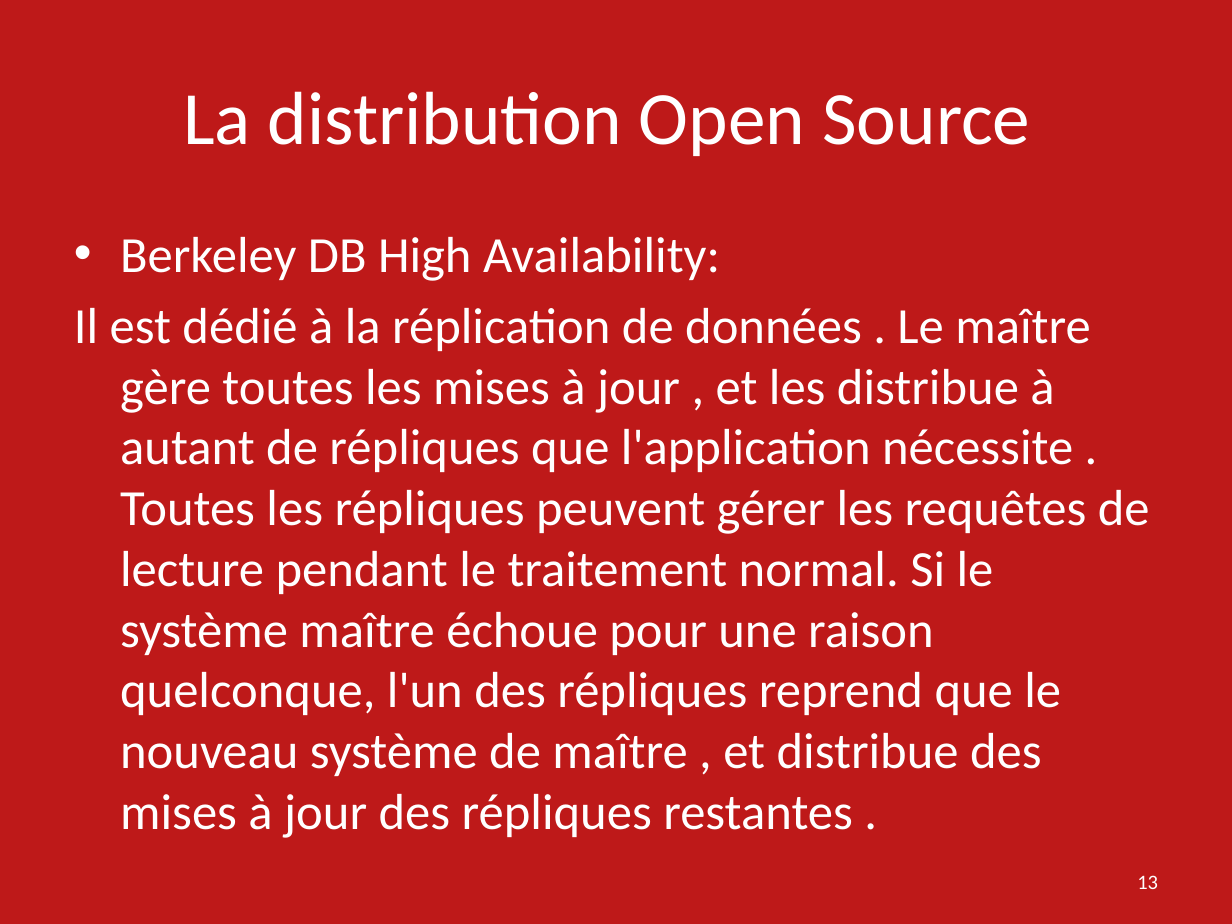
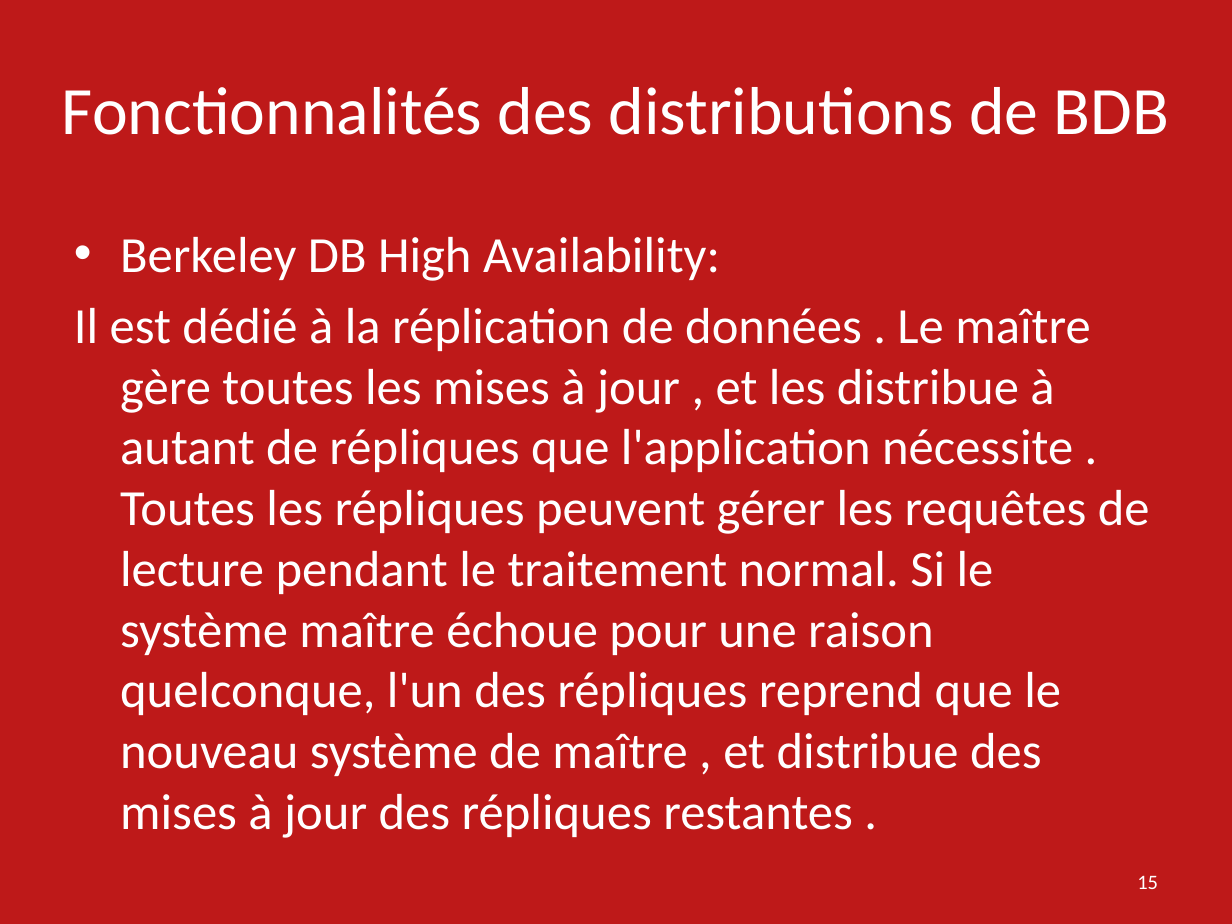
Before and after one commit to ebouhanna/SMB214-2016-Oracle-Berkeley-DB-JE, a slide deck: slide 15 of Presentation Oracle Berkeley DB SMB214.pptx (slide 13 before the commit). Drawn at 1232x924 pixels with LibreOffice and Linux fonts; fonts in the diff are those of the drawing. Boxes give left, top, right and bottom in pixels: in the first picture for what was removed or moved away, otherwise in the second. Text is boxed around its words. In the diff, an @@ line names an element or a change of style, - is before the commit and + after.

```diff
--- a/Presentation Oracle Berkeley DB SMB214.pptx
+++ b/Presentation Oracle Berkeley DB SMB214.pptx
@@ title added at bbox=[62, 87, 1169, 135], 39.6 pt, text #FFFFFF @@
+Fonctionnalités des distributions de BDB
@@ title removed at bbox=[183, 91, 1030, 156] @@
-La distribution Open Source
@@ page number at bbox=[1137, 875, 1158, 889]: text changed @@
-13
+15
```
Also in this commit, not shown: 8 other slides changed, 1 slide removed, 1 other file.
